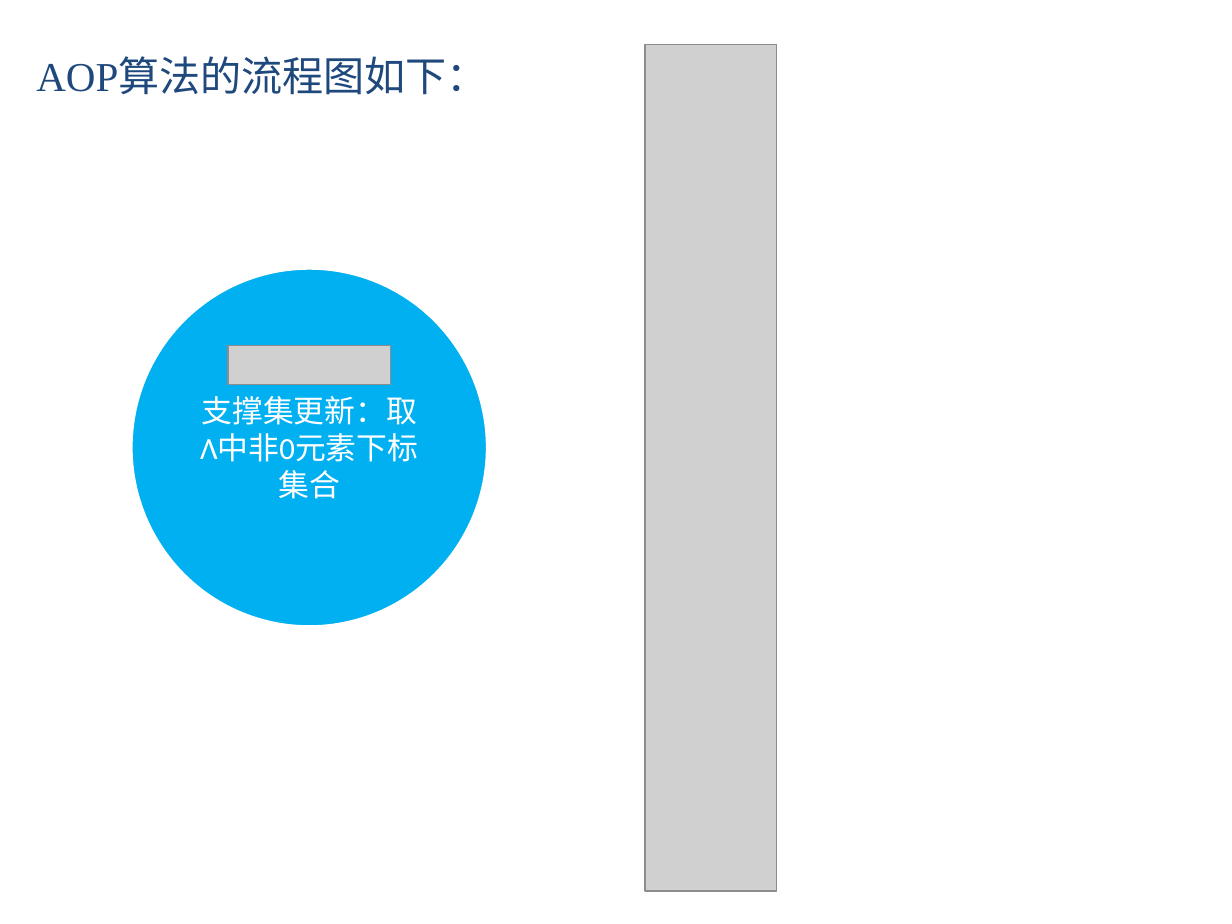
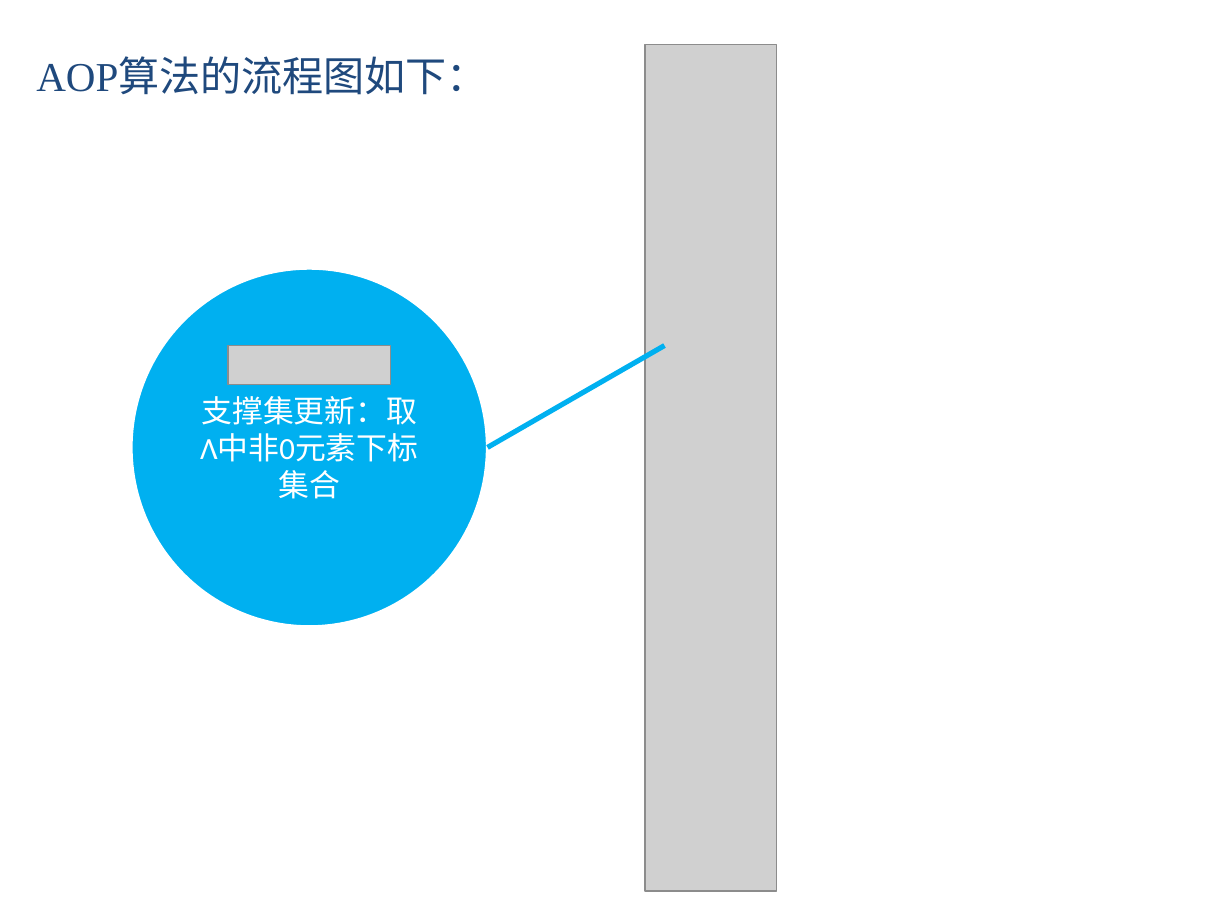
Before and after one commit to cyq7on/MyPaper_Xhu, a slide deck: slide 14 of 答辩.pptx. Drawn at 1232x924 pixels with LibreOffice and Linux fonts; fonts in the diff are those of the drawing; grey boxes stand for pictures; background and template pictures are left out. Boxes give left, top, right and bottom in pixels: in the first picture for what was removed or moved away, otherwise in the second. Text is boxed around its words. In the diff, an @@ line names an element or a change of style, - is before the commit and + after.

```diff
--- a/答辩.pptx
+++ b/答辩.pptx
@@ line added from (488, 447) to (664, 346), #00B0F0 3 pt @@
```
Also in this commit, not shown: 4 other slides changed, 7 slides added, 1 other file.
